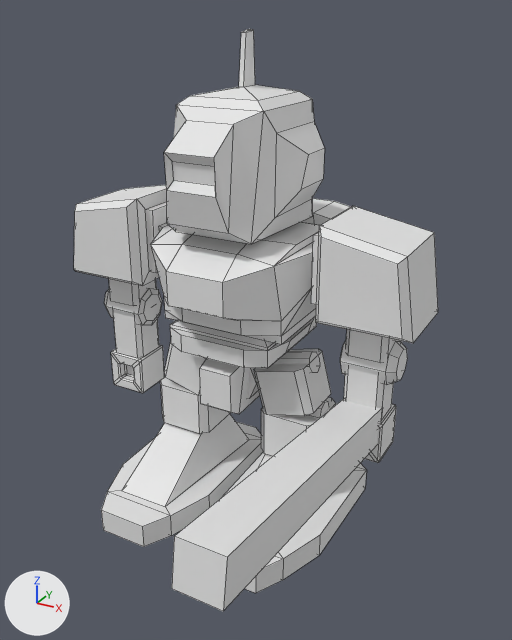
The FBX model Assets/Resources/Robot.fbx: old version first, new version second.
The view is the same before and after, from a camera (50 mm lens) standing at (5.06, -8.86, 7.62) and looking at (0.7, -0.93, 3.65). The lights are fixed; the arrows at lower left show +X, +Y and +Z. Mesh edges are drawn as thin lines. Objects named as collision shapes, trigger or cutter boxes, shadow casters or lower levels of detail are left out. Vertices at the same position are counted once.

Names of what the first picture shows: 'Cube', 'Robot'.
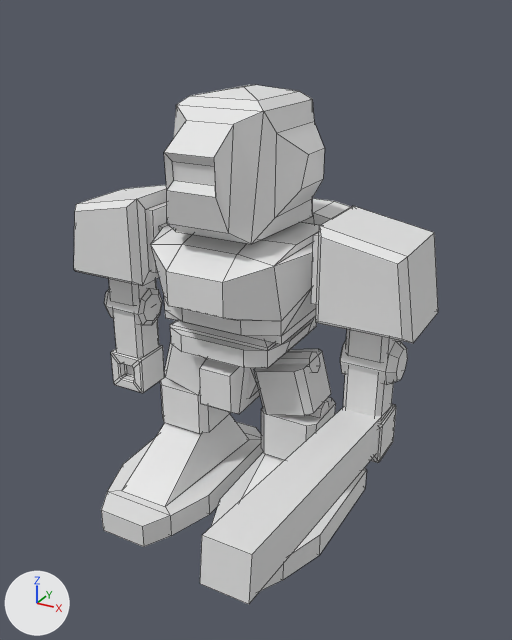
Scene script edits in JSON lines:
```json
{"block": "me_robot", "where": "me_robot.from_pydata(...)  # 720 vertices, 603 faces; spans x -2.85..2.85, y -2.17..2.1, z -3.74..3.56"}
{"block": "me_robot", "where": "# used by ob_robot; location = (0.0, 0.0, 3.81)"}
{"block": "me_robot", "where": "# verts and faces of me_robot; kept vertices keep their numbers, new ones are numbered from 720"}
{"block": "me_robot", "where": "# before: 120 (-0.04, -0.08, 2.84) at pixel (238, 86), 121 (-0.04, 0.24, 2.84), 122 (0.04, -0.08, 2.84) at pixel (243, 86), 123 (0.04, 0.24, 2.84) at pixel (255, 84), 124 (-0.04, 0.0, 3.52) at pixel (241, 32)"}
{"block": "me_robot", "where": "# before: 125 (-0.04, 0.2, 3.54), 126 (0.04, 0.0, 3.52) at pixel (246, 32), 127 (0.04, 0.2, 3.54) at pixel (253, 30), 160 (-0.02, 0.1, 3.56) at pixel (246, 29), 161 (-0.02, 0.16, 3.56) at pixel (248, 29)"}
{"block": "me_robot", "where": "# before: 162 (0.02, 0.1, 3.56) at pixel (248, 29), 163 (0.02, 0.16, 3.56) at pixel (250, 29)"}
{"block": "me_robot", "change": "me_robot part 1"}
{"op": "add", "block": "me_robot", "code": "delete_vertices([*range(124, 128), *range(160, 164)])  # with the faces that use them"}
{"op": "add", "block": "me_robot", "code": "faces += [(120, 122, 123, 121)]"}
{"op": "set", "path": "ob_cube.location", "old": "(2.12, -2.48, 2.45)", "new": "(2.12, -2.0, 2.19)"}
{"op": "set", "path": "ob_cube.rotation_euler", "old": "(-1.416, -0.000356, 3.141)", "new": "(-1.447, 0.0, -3.142)", "note": "degrees (-81, 0, 180) -> degrees (-83, 0, -180)"}
```

Changed parts and their boxes [x1, y1, x2, y2] in the pictures (512 x 640 px):
```json
{"object": "Robot", "change": "reshaped", "before": [74, 29, 438, 593], "after": [74, 85, 438, 591], "on screen": "10% shorter"}
{"object": "Cube", "change": "moved, turned", "before": [172, 399, 382, 611], "after": [200, 404, 393, 604]}
{"part": 1, "of": "me_robot", "change": "cut back", "before": [239, 29, 255, 87], "after": [239, 85, 251, 87]}
```
